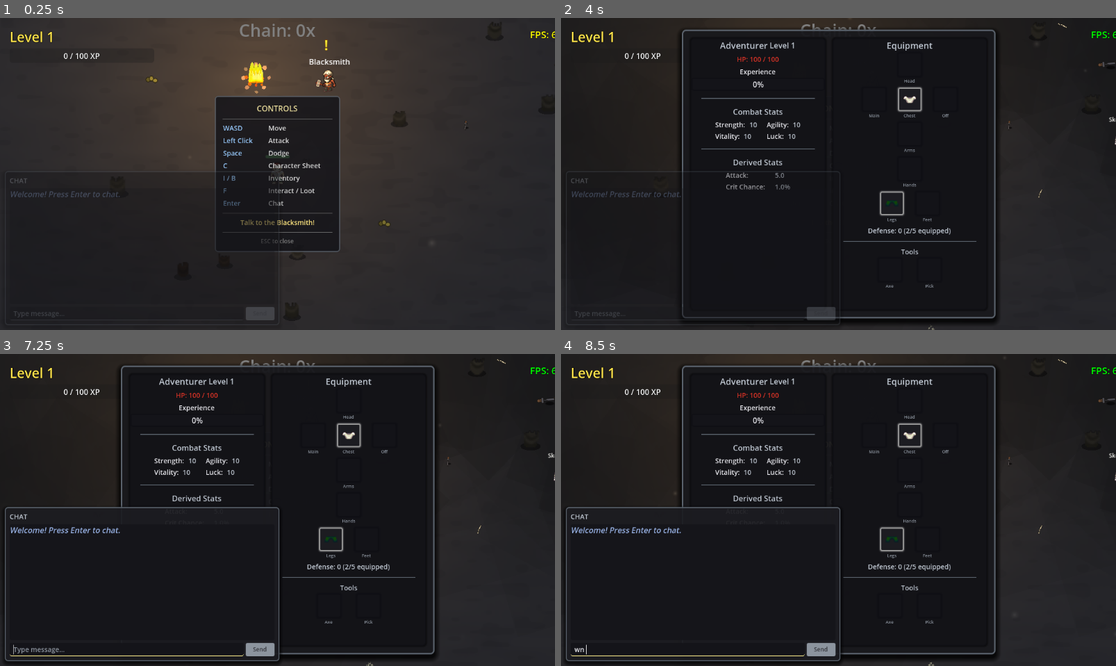
Above: before the commit, frames 1-4 (two rows, left to right).
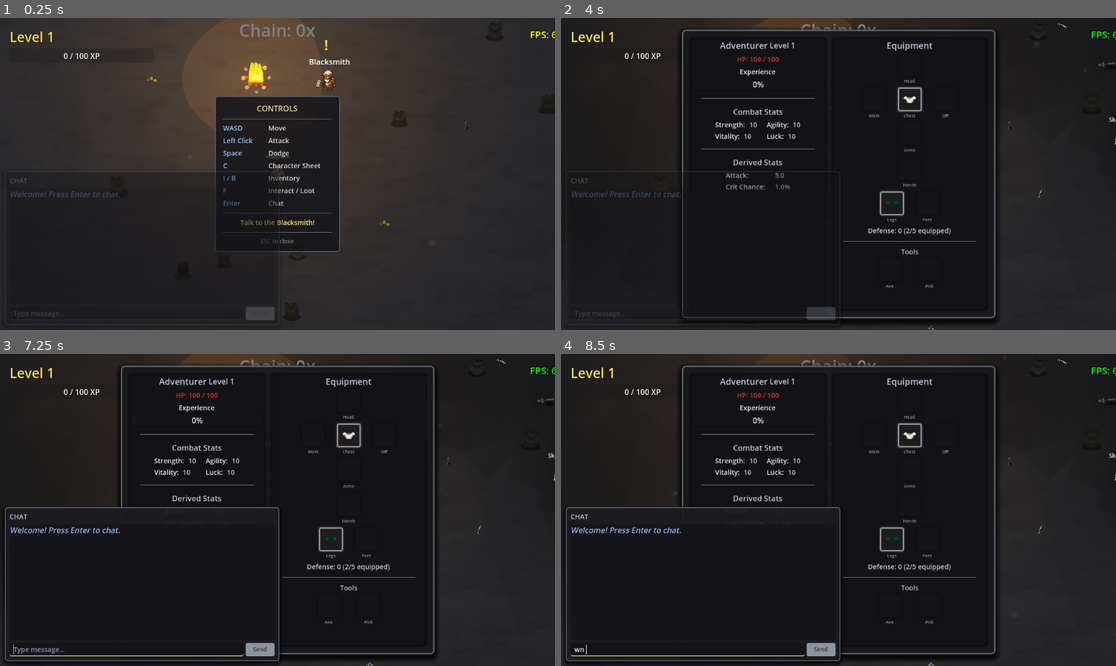
Above: after the commit, the same moments.

Repository: crimes86/godot-combat-game
Game: Godot game, scene res://main.tscn
Two runs of this game, one before a commit and one after it. Both use one fixed random seed, a clock stepped at 60 frames per second and the inputs below. This scene is started directly instead of the project's main scene. Sound files missing from this copy of the repository are replaced by a short silence.
Inputs (mouse positions are in pixels of both pictures, inside the frame that each line leads up to):
- Up to frame 1 (0.25 s): no input
- Up to frame 2 (4 s): click (688, 314) at 0.52 s; type "12" at 0.6 s; click "Send" at 1.25 s; tap Enter at 2, 2.75, 3.5 s; move the mouse to (960, 158) at 2.02 s; hold D (move_right) 2.03-2.75 s; hold F 2.03-2.75 s; click (960, 158) at 2.17 s; tap Space at 2.27 s; drag from (727, 189) to (799, 77) at 2.77 s; move the mouse to (894, 105) at 3.52 s; hold D (move_right) from 3.53 s (still down); tap C at 3.6 s
- Up to frame 3 (7.25 s): release D (move_right) at 4.25 s; tap Space at 4.25, 5.27, 5.75 s; drag from (249, 572) to (310, 413) at 4.27 s; tap Enter at 5 s; move the mouse to (444, 556) at 5.02 s; hold A (move_left) 5.03-5.75 s; tap B at 5.1 s; drag from (111, 463) to (277, 510) at 5.77 s; move the mouse to (305, 510) at 6.52 s; hold S (move_down) from 6.53 s (still down); tap Keypad Enter at 6.6 s; click (305, 510) at 6.67 s
- Up to frame 4 (8.5 s): release S (move_down) at 7.25 s; drag from (755, 432) to (871, 413) at 7.27 s; move the mouse to (960, 494) at 8.02 s; hold W (move_up) from 8.03 s (still down); tap N at 8.1 s; tap Space at 8.27 s

The runs differ from the first frame. In frame 2, 0.4% of the frame differs, in the area x 34-53%, y 0-3%; in frame 3, 0.5%, in the area x 32-53%, y 0-3%; in frame 4, less than 0.1%.

Commit message:
Add 50-player scalability features and documentation updates
Networking Improvements:
- Interest Management: Distance-based enemy sync filtering (89% bandwidth reduction)
  - Full 20Hz sync within 1500px, 5Hz for 1500-3000px, none beyond 4000px
- MAX_PLAYERS increased from 4 to 50 for single-instance playtest
- Fixed Godot 4 RPC serialization: Array[Dictionary] now JSON.stringify()/parse_string()
- Loot sync reliability improved for multiplayer corpse looting

Tutorial Crit System:
- Training dummy has 15% crit chance (vs 5% normal enemies)
- Server tracks hits per player on dummy
- Forces crit after 5 hits without one (guarantees tutorial progression)
- Hit counter resets after forced crit triggers

Campfire Visual Improvements:
- Added always-visible warmth aura (orange/amber, 150px radius)
- Warmth aura has gentle breathing animation (radius ±5px, alpha pulse)
- Z-index layering: warmth (-3) < crit (-2) < heal (-1)
- Changed healing audio to use healing staff sounds for consistency

Documentation:
- Updated to 3-chunk architecture (24000x8000 world)
- Added Interest Management section with bandwidth calculations
- Documented chunk-based level scaling and ruins placement
- Added multiplayer fixes section

🤖 Generated with [Claude Code](https://claude.com/claude-code)

Co-Authored-By: Claude <noreply@anthropic.com>

Diff:
--- a/scripts/networking/NetworkEnemyManager.gd
+++ b/scripts/networking/NetworkEnemyManager.gd
@@ -15,6 +15,12 @@
 const POSITION_SYNC_RATE: float = 0.05  # 20Hz (was 10Hz - increased for smoother movement)
 var position_sync_timer: float = 0.0
 
+# Interest Management - only sync enemies near each player (reduces bandwidth ~80%)
+const SYNC_RADIUS_FULL: float = 1500.0      # Full 20Hz sync for nearby enemies
+const SYNC_RADIUS_REDUCED: float = 3000.0   # 5Hz sync for mid-range enemies
+const SYNC_RADIUS_MAX: float = 4000.0       # Beyond this, don't sync at all
+var reduced_sync_counter: int = 0           # Counter to throttle reduced-rate syncs
+
 # Client-side interpolation data for smooth movement
 var enemy_target_positions: Dictionary = {}  # network_id -> target position
 var enemy_interpolation_speeds: Dictionary = {}  # network_id -> calculated speed
@@ -25,6 +31,10 @@
 # Attack cooldown tracking (server-side anti-cheat)
 var attack_cooldowns: Dictionary = {}  # Dictionary[int, int] - peer_id -> last_attack_time_msec
 const ATTACK_COOLDOWN_MS: int = 90  # Minimum ms between attacks (tightened from 80ms, client uses 100ms)
+
+# Tutorial crit tracking (server-side) - tracks hits per player on training dummy
+var tutorial_dummy_hits: Dictionary = {}  # Dictionary[int, int] - peer_id -> hit_count
+const TUTORIAL_FORCE_CRIT_HITS: int = 5  # Force crit after this many hits on dummy during tutorial
 
 func _ready():
 	# Will be initialized by game_world
@@ -35,6 +45,7 @@
 func _on_peer_disconnected(peer_id: int) -> void:
 	"""Clean up attack cooldown tracking when a player disconnects"""
 	attack_cooldowns.erase(peer_id)
+	tutorial_dummy_hits.erase(peer_id)
 
 func _process(delta):
 	if not multiplayer.has_multiplayer_peer():
@@ -169,8 +180,23 @@
 		_apply_damage_internal(enemy_network_id, damage, false, false, attacker_id)
 		return
 
+	# Check if this is a training dummy - track tutorial hits for forced crit
+	var is_training_dummy = enemy.is_in_group("training_dummy")
+	if is_training_dummy:
+		if not tutorial_dummy_hits.has(attacker_id):
+			tutorial_dummy_hits[attacker_id] = 0
+		tutorial_dummy_hits[attacker_id] += 1
+
 	# Roll for crit on server side (use attacking player's crit system if available)
-	var is_crit = _server_roll_for_crit(attacker_id)
+	# Force crit on training dummy after enough hits during tutorial
+	var is_crit = false
+	if is_training_dummy and tutorial_dummy_hits.get(attacker_id, 0) >= TUTORIAL_FORCE_CRIT_HITS:
+		# Force crit for tutorial
+		is_crit = true
+		tutorial_dummy_hits[attacker_id] = 0  # Reset for next crit window
+		print("🎯 Server: FORCED CRIT for tutorial (player %d hit dummy %d times)" % [attacker_id, TUTORIAL_FORCE_CRIT_HITS])
+	else:
+		is_crit = _server_roll_for_crit(attacker_id, is_training_dummy)
 
 	if is_crit:
 		print("🌐 Server: CRIT rolled for player %d on enemy %d!" % [attacker_id, enemy_network_id])
@@ -208,14 +234,15 @@
 			return crit_mgr
 	return null
 
-func _server_roll_for_crit(attacker_peer_id: int) -> bool:
+func _server_roll_for_crit(attacker_peer_id: int, is_training_dummy: bool = false) -> bool:
 	"""Server rolls for crit on behalf of a player."""
 	# NOTE: We can't use CharacterStats here because it's the SERVER's stats, not the attacker's
 	# For fairness, use a fixed base crit chance for all multiplayer rolls
 	# The pity system runs locally on each client anyway
 
 	# Base crit chance for multiplayer (5% default, same as level 1 player)
-	var base_crit_chance = 0.05
+	# Training dummy has higher crit chance (15%) to help with tutorial progression
+	var base_crit_chance = 0.15 if is_training_dummy else 0.05
 
 	# If the attacker is the server player, use their actual crit system
 	if attacker_peer_id == 1:
@@ -452,8 +479,15 @@
 	# Generate loot server-side (deterministic from this point)
 	var loot_data = _generate_loot(enemy)
 
-	# Broadcast death to all clients
-	rpc("_client_enemy_died", enemy_network_id, killer_id, loot_data.items, loot_data.gold)
+	# Serialize loot items to JSON string for reliable RPC transmission
+	# Godot's RPC has issues with Array[Dictionary] serialization
+	var loot_json = JSON.stringify(loot_data.items)
+	print("🌐 Server: Sending death for enemy #%d with %d items, json length: %d" % [
+		enemy_network_id, loot_data.items.size(), loot_json.length()
+	])
+
+	# Broadcast death to all clients (loot as JSON string)
+	rpc("_client_enemy_died", enemy_network_id, killer_id, loot_json, loot_data.gold)
 
 func _generate_loot(enemy: Node) -> Dictionary:
 	"""Generate loot for enemy corpse. Server only."""
@@ -472,18 +506,29 @@
 	return {"items": items, "gold": gold}
 
 @rpc("authority", "call_local", "reliable")
-func _client_enemy_died(enemy_network_id: int, killer_id: int, loot_items: Array, loot_gold: int) -> void:
+func _client_enemy_died(enemy_network_id: int, killer_id: int, loot_json: String, loot_gold: int) -> void:
 	"""Server broadcasts enemy death to all clients."""
 	var enemy = get_enemy(enemy_network_id)
 	if not enemy or not is_instance_valid(enemy):
 		return
 
 	var is_server = multiplayer.is_server()
-	print("💀 [%s] Enemy #%d died - received %d loot items, %d gold" % [
+
+	# Deserialize loot items from JSON string
+	var loot_items: Array = []
+	if loot_json.length() > 0:
+		var parsed = JSON.parse_string(loot_json)
+		if parsed is Array:
+			loot_items = parsed
+		else:
+			push_warning("Failed to parse loot JSON: %s" % loot_json)
+
+	print("💀 [%s] Enemy #%d died - received %d loot items, %d gold (json len: %d)" % [
 		"Server" if is_server else "Client",
 		enemy_network_id,
 		loot_items.size(),
-		loot_gold
+		loot_gold,
+		loot_json.length()
 	])
 
 	# Set loot (generated by server) - must happen BEFORE die() to override local generation
@@ -551,26 +596,81 @@
 # ═══════════════════════════════════════════════════════════════════════════
 
 func _sync_enemy_positions() -> void:
-	"""Send position updates for all active enemies."""
+	"""Send position updates using Interest Management - only nearby enemies per player."""
 	if enemies.is_empty():
 		return
 
-	# Build position data
-	var positions = {}
+	# Increment reduced sync counter (for 5Hz throttling of mid-range enemies)
+	reduced_sync_counter = (reduced_sync_counter + 1) % 4  # Every 4th tick = 5Hz
+	var include_reduced_range = (reduced_sync_counter == 0)
+
+	# Get all players on server
+	var all_players = get_tree().get_nodes_in_group(Constants.GROUP_PLAYER)
+	if all_players.is_empty():
+		return
+
+	# Build a mapping of peer_id -> player_position
+	var player_positions: Dictionary = {}  # peer_id -> Vector2
+	for player in all_players:
+		if not is_instance_valid(player):
+			continue
+		var peer_id = player.get_multiplayer_authority()
+		player_positions[peer_id] = player.global_position
+
+	# Pre-compute all enemy data once (avoid redundant work)
+	var all_enemy_data: Dictionary = {}  # enemy_id -> {data, pos}
 	for id in enemies:
 		var enemy = enemies[id]
 		if is_instance_valid(enemy) and not enemy.is_corpse:
-			positions[id] = {
-				"pos": enemy.global_position,
-				"anim": _get_enemy_animation(enemy),
-				"health": enemy.current_health,
-				"max_health": enemy.max_health,
-				# NOTE: in_crit_window is NOT synced - crit windows are per-player/local only
-				"is_dying": enemy.is_dying
+			all_enemy_data[id] = {
+				"data": {
+					"pos": enemy.global_position,
+					"anim": _get_enemy_animation(enemy),
+					"health": enemy.current_health,
+					"max_health": enemy.max_health,
+					"is_dying": enemy.is_dying
+				},
+				"world_pos": enemy.global_position
 			}
 
-	if not positions.is_empty():
-		rpc("_client_sync_positions", positions)
+	# Send filtered updates to each player based on distance
+	for peer_id in player_positions:
+		var player_pos = player_positions[peer_id]
+		var positions_for_player: Dictionary = {}
+
+		for enemy_id in all_enemy_data:
+			var enemy_info = all_enemy_data[enemy_id]
+			var distance = player_pos.distance_to(enemy_info.world_pos)
+
+			# Full sync for nearby enemies (every tick = 20Hz)
+			if distance <= SYNC_RADIUS_FULL:
+				positions_for_player[enemy_id] = enemy_info.data
+			# Reduced sync for mid-range enemies (every 4th tick = 5Hz)
+			elif distance <= SYNC_RADIUS_REDUCED and include_reduced_range:
+				positions_for_player[enemy_id] = enemy_info.data
+			# Beyond SYNC_RADIUS_MAX: don't sync at all (client doesn't need it)
+
+		# Send to this specific player if they have any nearby enemies
+		if not positions_for_player.is_empty():
+			_client_sync_positions.rpc_id(peer_id, positions_for_player)
+
+	# Debug: Log sync stats occasionally (every ~5 seconds)
+	if reduced_sync_counter == 0 and randf() < 0.05:  # ~5% chance each reduced tick
+		var total_enemies = all_enemy_data.size()
+		var avg_synced = 0
+		for peer_id in player_positions:
+			var player_pos = player_positions[peer_id]
+			var count = 0
+			for enemy_id in all_enemy_data:
+				if player_pos.distance_to(all_enemy_data[enemy_id].world_pos) <= SYNC_RADIUS_REDUCED:
+					count += 1
+			avg_synced += count
+		if player_positions.size() > 0:
+			avg_synced = avg_synced / player_positions.size()
+		print("📡 [Interest Mgmt] %d players, %d total enemies, avg %.0f synced/player (%.0f%% reduction)" % [
+			player_positions.size(), total_enemies, avg_synced,
+			100.0 * (1.0 - float(avg_synced) / max(total_enemies, 1))
+		])
 
 @rpc("authority", "unreliable_ordered")
 func _client_sync_positions(positions: Dictionary) -> void:
@@ -1109,15 +1209,28 @@
 	# Remove item from server's corpse loot
 	enemy.corpse_loot.remove_at(item_index)
 
+	# Serialize item to JSON for reliable RPC transmission
+	var item_json = JSON.stringify(item)
+
 	# Broadcast to all clients (including server via call_local)
-	_client_item_looted.rpc(enemy_network_id, looter_id, item_index, item)
+	_client_item_looted.rpc(enemy_network_id, looter_id, item_index, item_json)
 
 @rpc("authority", "call_local", "reliable")
-func _client_item_looted(enemy_network_id: int, looter_id: int, item_index: int, item: Dictionary) -> void:
+func _client_item_looted(enemy_network_id: int, looter_id: int, item_index: int, item_json: String) -> void:
 	"""Server broadcasts that an item was looted from a corpse."""
 	var enemy = get_enemy(enemy_network_id)
 	if not enemy or not is_instance_valid(enemy):
 		return
+
+	# Deserialize item from JSON
+	var item: Dictionary = {}
+	if item_json.length() > 0:
+		var parsed = JSON.parse_string(item_json)
+		if parsed is Dictionary:
+			item = parsed
+		else:
+			push_warning("Failed to parse item JSON: %s" % item_json)
+			return
 
 	# Remove item from local corpse loot (clients only - server already removed in request_loot_item)
 	# This prevents double-removal on server due to call_local
--- a/scripts/networking/NetworkManager.gd
+++ b/scripts/networking/NetworkManager.gd
@@ -17,7 +17,7 @@
 signal authentication_required()  # Emitted when client connects and needs to auth
 
 const DEFAULT_PORT = 7000
-const MAX_PLAYERS = 4
+const MAX_PLAYERS = 50  # Target for 3-chunk playtest (single instance)
 
 var peer = null
 var connected_players = {}
--- a/scripts/systems/Campfire.gd
+++ b/scripts/systems/Campfire.gd
@@ -92,6 +92,7 @@
 # Ground mist auras
 var heal_mist: Polygon2D = null
 var crit_mist: Polygon2D = null
+var warmth_aura: Polygon2D = null  # Always-visible base healing aura (orange/amber)
 
 # Particle systems
 var heal_particles: CPUParticles2D = null
@@ -764,19 +765,19 @@
 	fire_audio.finished.connect(_on_fire_audio_finished)
 	add_child(fire_audio)
 
-	# Healing audio - sound 6 (plays first two times in pattern: 6-6-4)
+	# Healing audio - uses same sounds as healing staff for consistency
 	healing_audio_1 = AudioStreamPlayer2D.new()
-	healing_audio_1.stream = load("res://assets/sounds/player/healing_6.mp3")
-	healing_audio_1.volume_db = -12.0
+	healing_audio_1.stream = load("res://assets/sounds/player/healing_staff_cast.wav")
+	healing_audio_1.volume_db = -10.0
 	healing_audio_1.max_distance = 300.0
 	healing_audio_1.attenuation = 1.5
 	healing_audio_1.panning_strength = 0.8
 	add_child(healing_audio_1)
 
-	# Healing audio - sound 4 (plays third time in pattern: 6-6-4)
+	# Healing audio - alternate sound (impact) for variety in pattern
 	healing_audio_2 = AudioStreamPlayer2D.new()
-	healing_audio_2.stream = load("res://assets/sounds/player/healing_4.mp3")
-	healing_audio_2.volume_db = -12.0
+	healing_audio_2.stream = load("res://assets/sounds/player/healing_staff_impact.wav")
+	healing_audio_2.volume_db = -10.0
 	healing_audio_2.max_distance = 300.0
 	healing_audio_2.attenuation = 1.5
 	healing_audio_2.panning_strength = 0.8
@@ -885,10 +886,24 @@
 
 func create_ground_mist_auras() -> void:
 	"""Create simple filled circle auras with additive blend so fire glow shows through"""
-	# CRIT AURA (Cyan-Blue) - larger, behind heal aura
+	# WARMTH AURA (Orange/Amber) - always visible, shows base healing radius
+	# This is the default healing that's always active regardless of fuel
+	warmth_aura = Polygon2D.new()
+	warmth_aura.name = "WarmthAura"
+	warmth_aura.z_index = -3  # Behind all other auras
+	warmth_aura.color = Color(1.0, 0.5, 0.1, 0.08)  # Soft orange/amber, subtle
+	warmth_aura.texture_filter = CanvasItem.TEXTURE_FILTER_LINEAR
+	warmth_aura.material = CanvasItemMaterial.new()
+	warmth_aura.material.light_mode = CanvasItemMaterial.LIGHT_MODE_UNSHADED
+	warmth_aura.material.blend_mode = CanvasItemMaterial.BLEND_MODE_ADD
+	warmth_aura.polygon = create_wavy_circle(warmth_radius, 48, 0.0)  # Fixed size: 150px
+	warmth_aura.visible = true  # Always visible
+	fire_sprite.add_child(warmth_aura)
+
+	# CRIT AURA (Cyan-Blue) - fuel-based, grows with bone embers
 	crit_mist = Polygon2D.new()
 	crit_mist.name = "CritAura"
-	crit_mist.z_index = -2  # Same as coals, visible above rocks
+	crit_mist.z_index = -2  # Above warmth, below heal
 	crit_mist.color = Color(0.0, 0.6, 1.0, 0.12)  # Slightly higher alpha for additive blend
 	crit_mist.texture_filter = CanvasItem.TEXTURE_FILTER_LINEAR
 	crit_mist.material = CanvasItemMaterial.new()
@@ -897,7 +912,7 @@
 	crit_mist.visible = false
 	fire_sprite.add_child(crit_mist)
 
-	# HEAL AURA (Green) - smaller, in front of crit aura
+	# HEAL AURA (Green) - fuel-based, grows with wood
 	heal_mist = Polygon2D.new()
 	heal_mist.name = "HealAura"
 	heal_mist.z_index = -1  # Above crit aura
@@ -909,7 +924,7 @@
 	heal_mist.visible = false
 	fire_sprite.add_child(heal_mist)
 
-	print("✅ Created simple polygon auras")
+	print("✅ Created simple polygon auras (including warmth aura)")
 
 
 func update_ground_mist(delta: float) -> void:
@@ -921,6 +936,15 @@
 	# Performance: Only update mist when visible on screen
 	if not is_visible_on_screen():
 		return
+
+	# Update warmth aura with gentle breathing animation (always visible)
+	if warmth_aura and is_instance_valid(warmth_aura):
+		var time = Time.get_ticks_msec() / 1000.0
+		# Gentle pulse: radius varies by ±5px, alpha varies slightly
+		var pulse_radius = warmth_radius + sin(time * 1.5) * 5.0
+		var pulse_alpha = 0.08 + sin(time * 2.0) * 0.02  # 0.06 to 0.10
+		warmth_aura.polygon = create_wavy_circle(pulse_radius, 48, time * 0.5)
+		warmth_aura.color = Color(1.0, 0.5, 0.1, pulse_alpha)
 
 	# Get fuel counts from the OWNER's pool (so everyone sees the same auras)
 	var owner_pool = _get_owner_fuel_pool()
Not shown, changed: GAME_DOCUMENTATION.md
